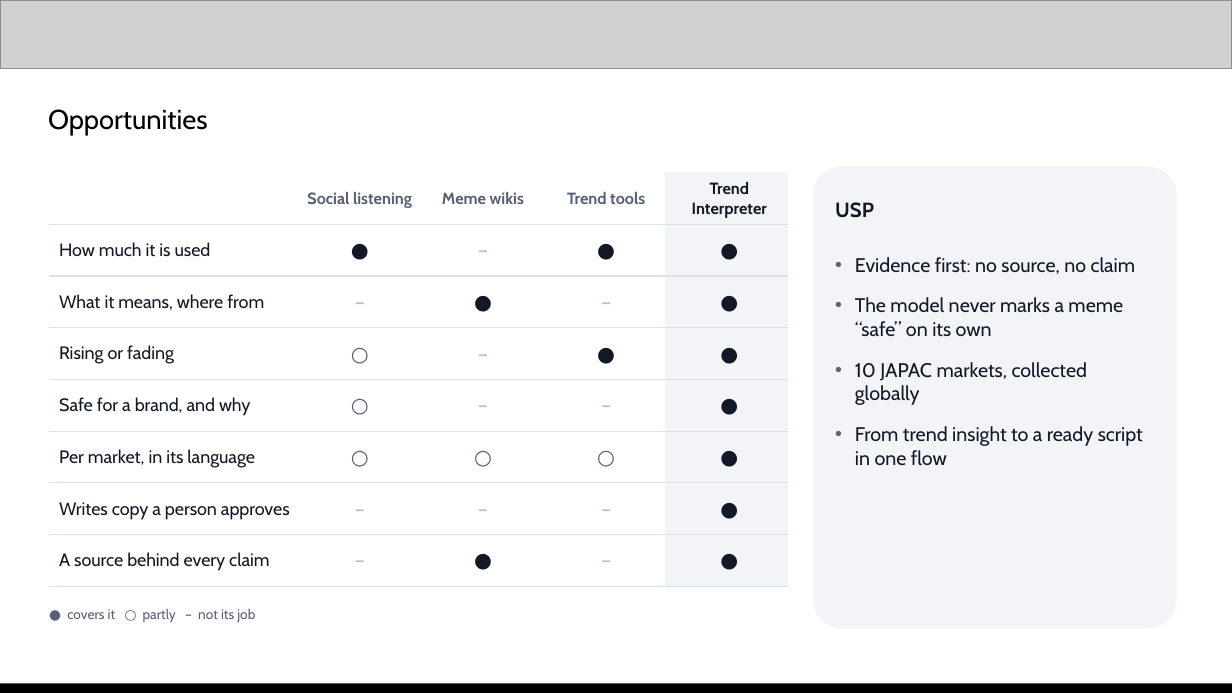
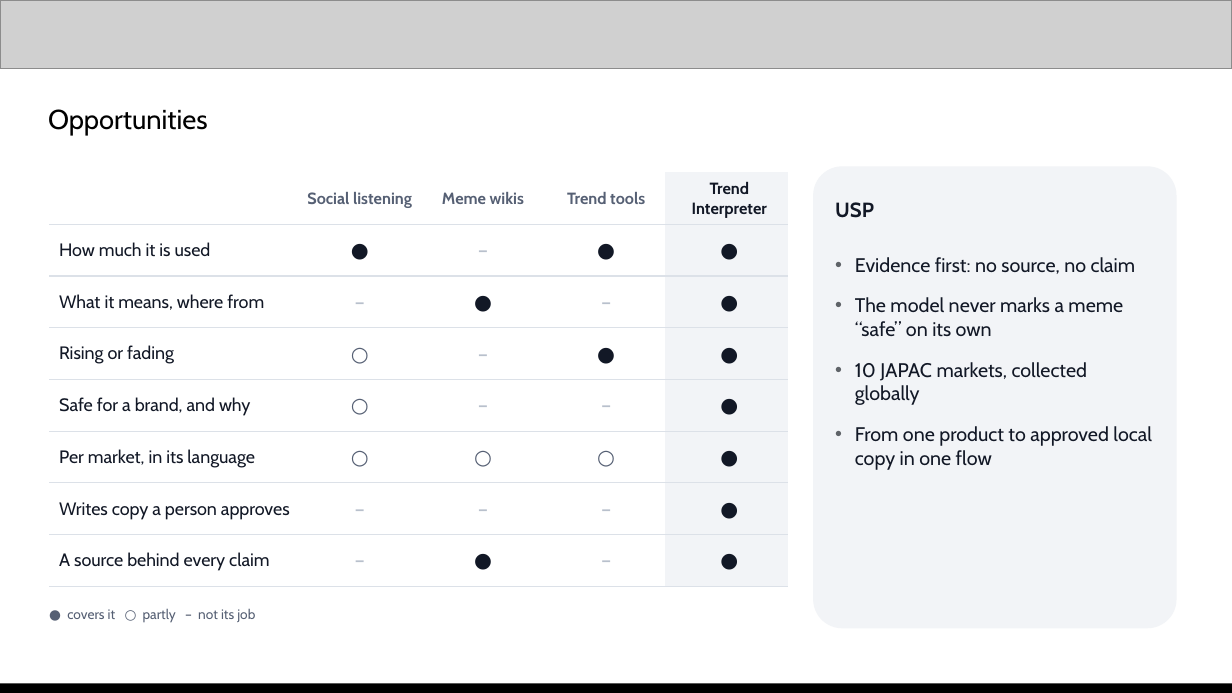
Before and after one commit to Sihyeon-Ji/trend-interpreter, a slide deck: slide 3 of docs/대회/제출/AI-Builder-Cup-제출-초안.pptx. Drawn at 1232x693 pixels with LibreOffice and Linux fonts; fonts in the diff are those of the drawing; grey boxes stand for pictures. Boxes give left, top, right and bottom in pixels: in the first picture for what was removed or moved away, otherwise in the second. Text is boxed around its words. In the diff, an @@ line names an element or a change of style, - is before the commit and + after.

```diff
--- a/docs/대회/제출/AI-Builder-Cup-제출-초안.pptx
+++ b/docs/대회/제출/AI-Builder-Cup-제출-초안.pptx
@@ text at (855,426,1151,470): text changed @@
-• From trend insight to a ready script in one flow
+• From one product to approved local copy in one flow
```
Also in this commit, not shown: 4 other slides changed, 3 other files.
